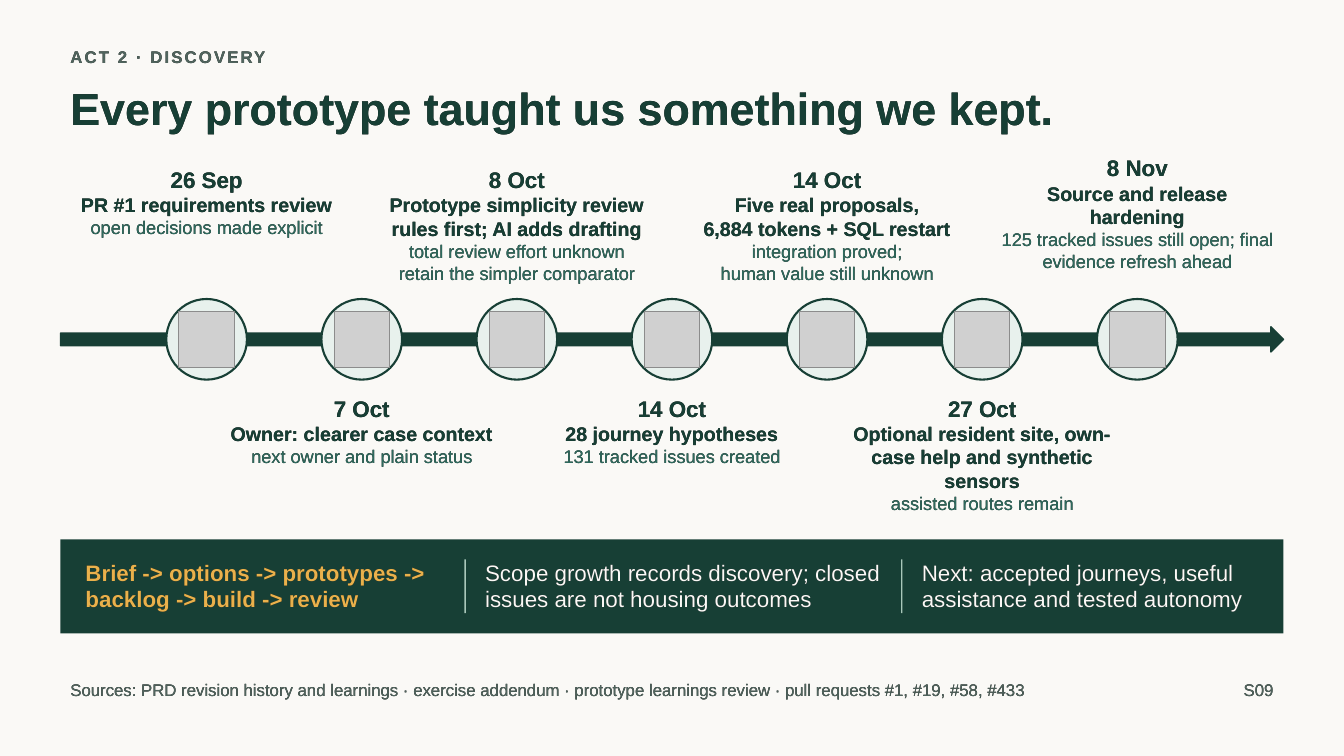
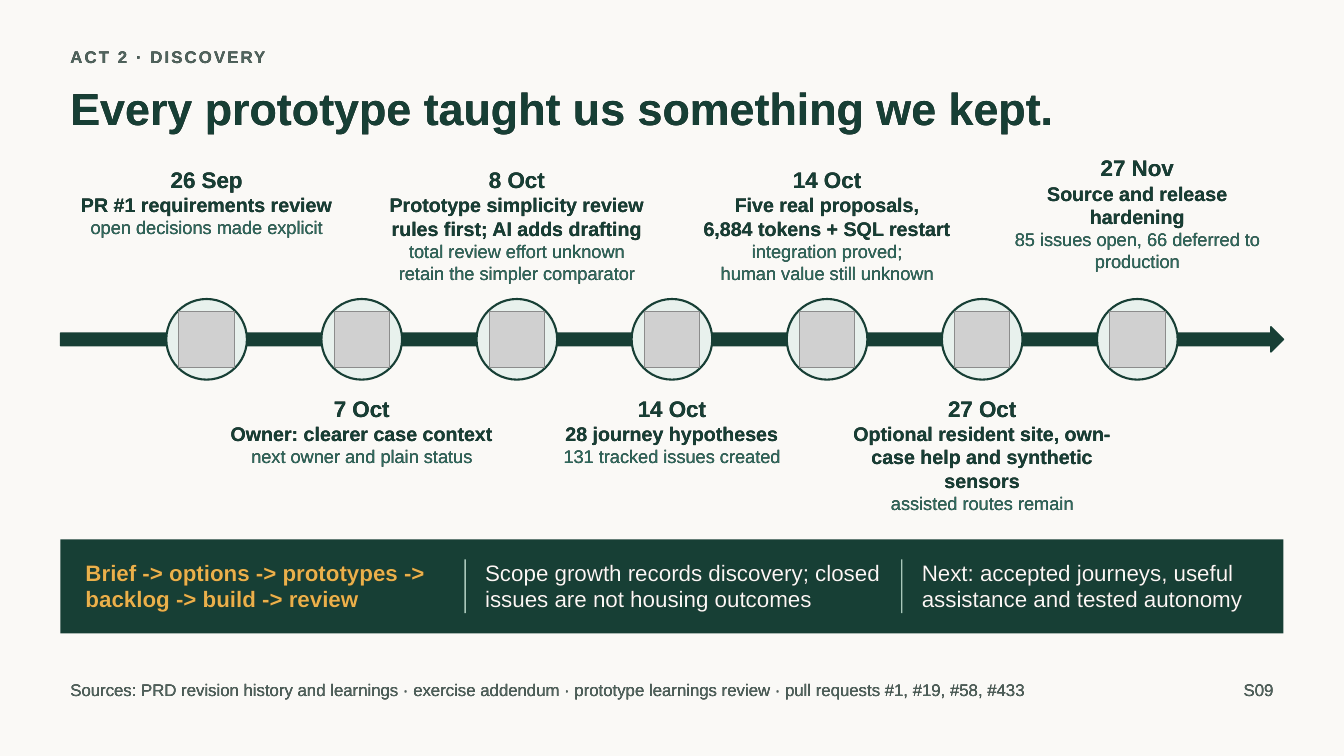
Before and after one commit to jmservera/ama, a slide deck: slide 10 of docs/capstone/deck/zava-forward-cowork-v2-draft.pptx. Drawn at 1344x756 pixels with LibreOffice and Linux fonts; fonts in the diff are those of the drawing; grey boxes stand for pictures. Boxes give left, top, right and bottom in pixels: in the first picture for what was removed or moved away, otherwise in the second. Text is boxed around its words. In the diff, an @@ line names an element or a change of style, - is before the commit and + after.

```diff
--- a/docs/capstone/deck/zava-forward-cowork-v2-draft.pptx
+++ b/docs/capstone/deck/zava-forward-cowork-v2-draft.pptx
@@ text at <box>1101,160,1174,177</box>: text changed @@
-8 Nov
+27 Nov
@@ text at <box>1015,232,1260,272</box>: text changed @@
-125 tracked issues still open; final evidence refresh ahead
+85 issues open, 66 deferred to production
```
Also in this commit, not shown: 1 other slide changed, 1 slide removed, 4 other files.
